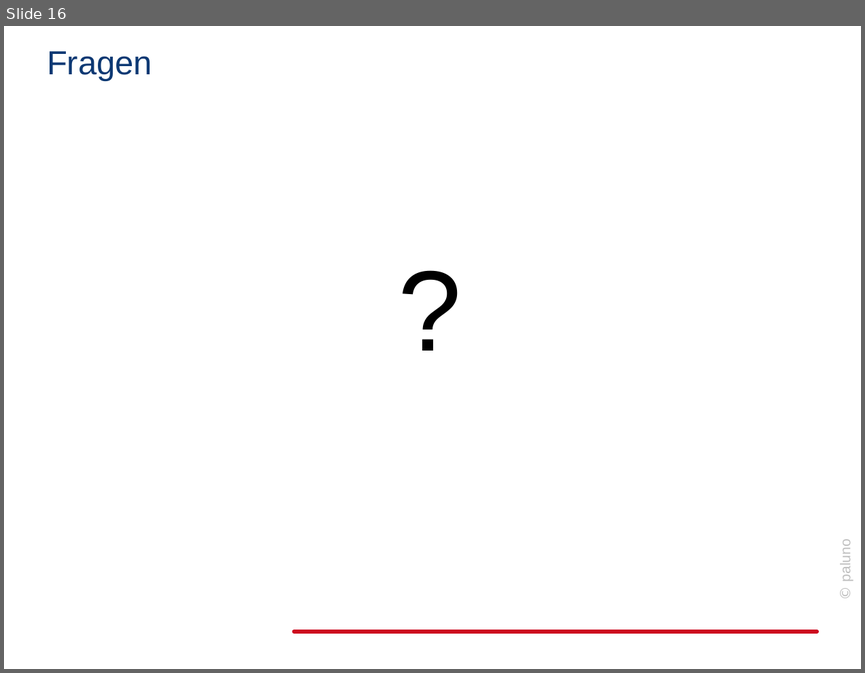
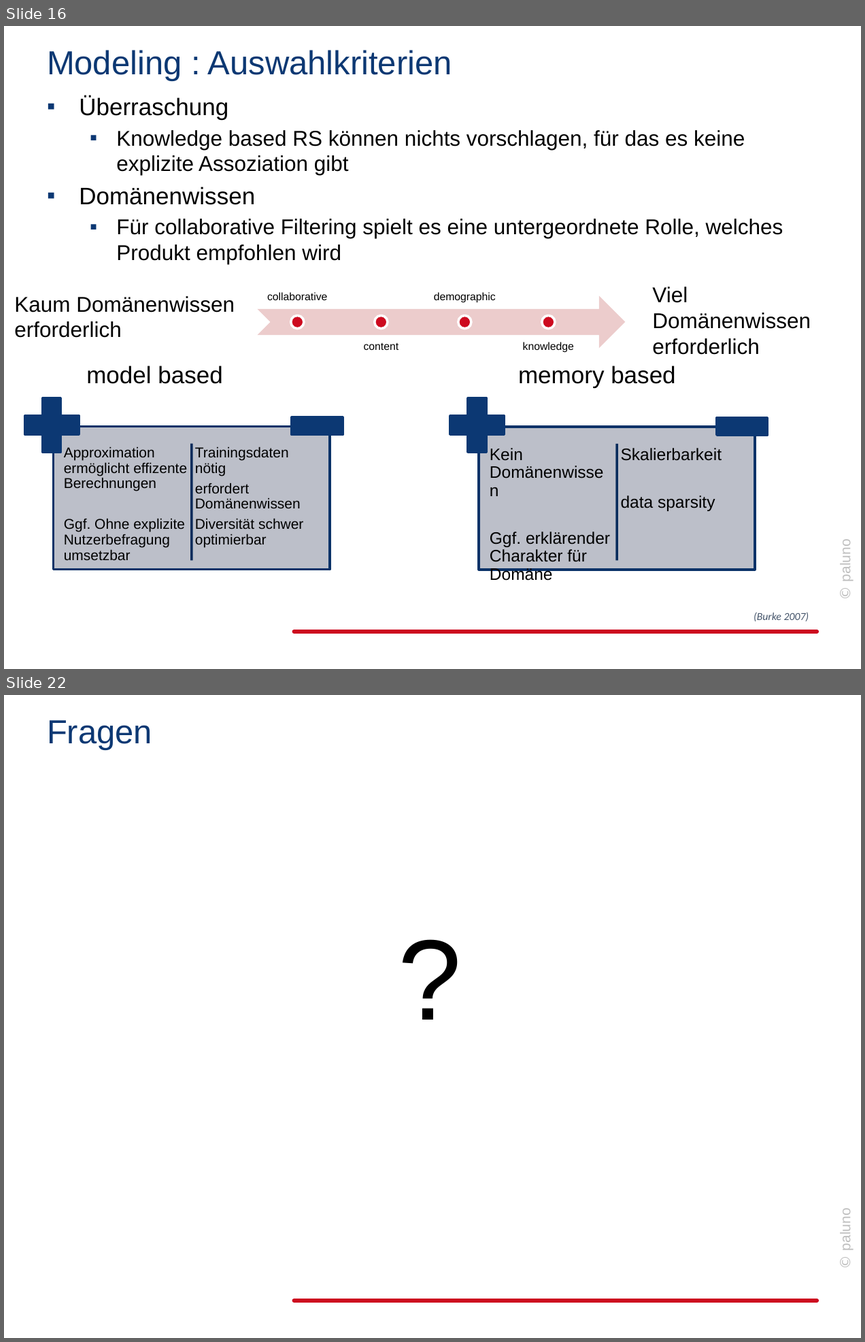
Before and after one commit to jabuettner/citavi, a slide deck: Diss (repo)/Recommender.pptx. Shown one above the other, each under a label of ours: slide 16 before the commit, slides 16 and 22 after it; the slides between them are not shown. The pictures are 865x673 and 865x1342 pixels, drawn with LibreOffice and Linux fonts; fonts in the diff are those of the drawing; background and template pictures are left out. Boxes give left, top, right and bottom in pixels: in the first picture for what was removed or moved away, otherwise in the second. Text is boxed around its words. In the diff, an @@ line names an element or a change of style, - is before the commit and + after.

```diff
--- a/Diss (repo)/Recommender.pptx
+++ b/Diss (repo)/Recommender.pptx
@@ slide 16 added at (4, 26, 861, 669), background #FFFFFF; not listed: 2 template elements that a slide beside it also shows @@
@@ title added at (47, 50, 452, 81), 28 pt, text #0C3873 @@
+Modeling : Auswahlkriterien
@@ text added at (79, 96, 783, 388), 18 pt, text #000000 @@
+▪ Überraschung
+  ▪ Knowledge based RS können nichts vorschlagen, für das es keine explizite Assoziation gibt
+▪ Domänenwissen
+  ▪ Für collaborative Filtering spielt es eine untergeordnete Rolle, welches Produkt empfohlen wird
+model based memory based
@@ text added at (652, 286, 810, 354), 18 pt, text #000000 @@
+Viel Domänenwissen erforderlich
@@ text added at (14, 296, 235, 337), 18 pt, text #000000 @@
+  Kaum Domänenwissen erforderlich
@@ group added at (258, 292, 626, 352): 4 texts, 4 ellipses, 1 notched right arrow @@
+collaborative
+content
+demographic
+knowledge
@@ group added at (24, 398, 343, 569): 2 rectangles, 2 texts, 1 plus, 1 line @@
+Approximation ermöglicht effizente Berechnungen
+Ggf. Ohne explizite Nutzerbefragung umsetzbar
+Trainingsdaten nötig
+erfordert Domänenwissen
+Diversität schwer optimierbar
@@ group added at (450, 398, 768, 583): 2 rectangles, 2 texts, 1 plus, 1 line @@
+Kein Domänenwissen
+Ggf. erklärender Charakter für Domäne
+Skalierbarkeit
+data sparsity
@@ text added at (753, 611, 809, 621), 9 pt, text #44546A, italic @@
+(Burke 2007)
@@ what was slide 16 is now slide 22 @@
```
Also in this commit, not shown: 5 slides changed, 11 other slides added, 11 slides removed, 5 other files.
